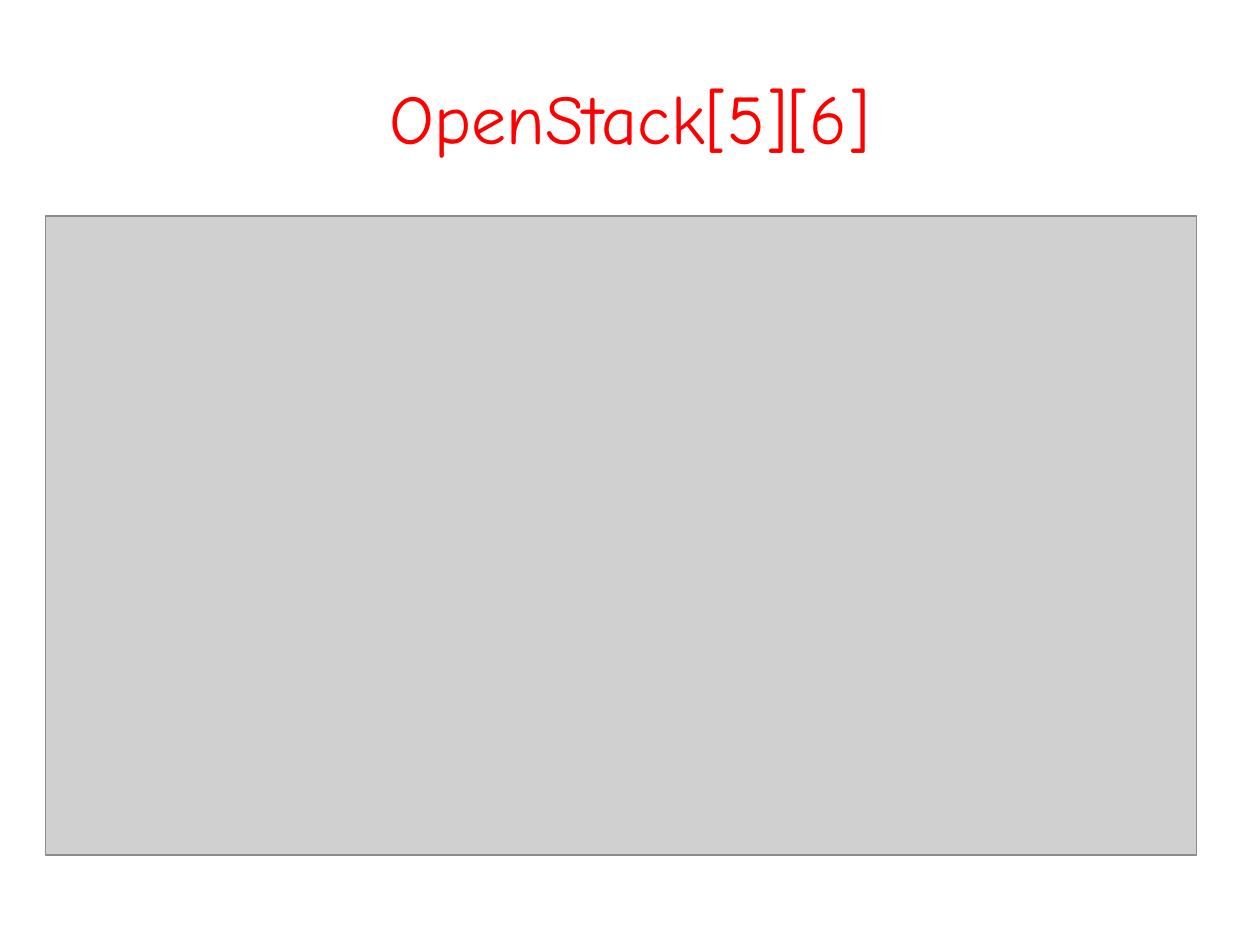
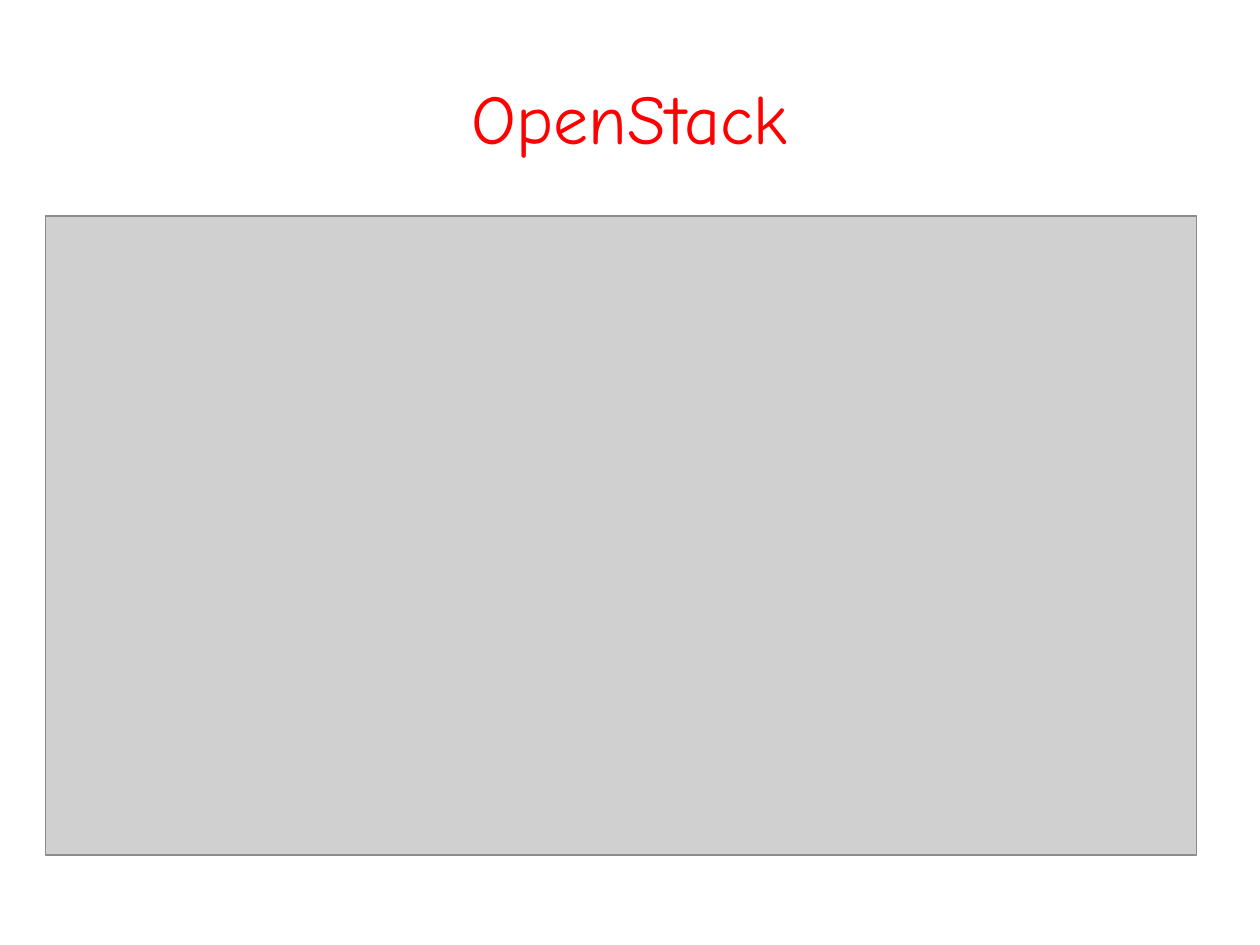
Before and after one commit to aanovelo/cmsc-137-ab5l-project, a slide deck: slide 6 of jach-phd/seminars/CMSC399-2-slides.odp. Drawn at 1260x945 pixels with LibreOffice and Linux fonts; fonts in the diff are those of the drawing; grey boxes stand for pictures. Boxes give left, top, right and bottom in pixels: in the first picture for what was removed or moved away, otherwise in the second. Text is boxed around its words. In the diff, an @@ line names an element or a change of style, - is before the commit and + after.

```diff
--- a/jach-phd/seminars/CMSC399-2-slides.odp
+++ b/jach-phd/seminars/CMSC399-2-slides.odp
@@ title at (472, 96, 788, 158): text changed @@
-OpenStack[5][6]
+OpenStack
```
Also in this commit, not shown: 2 other slides changed, 1 slide added.
